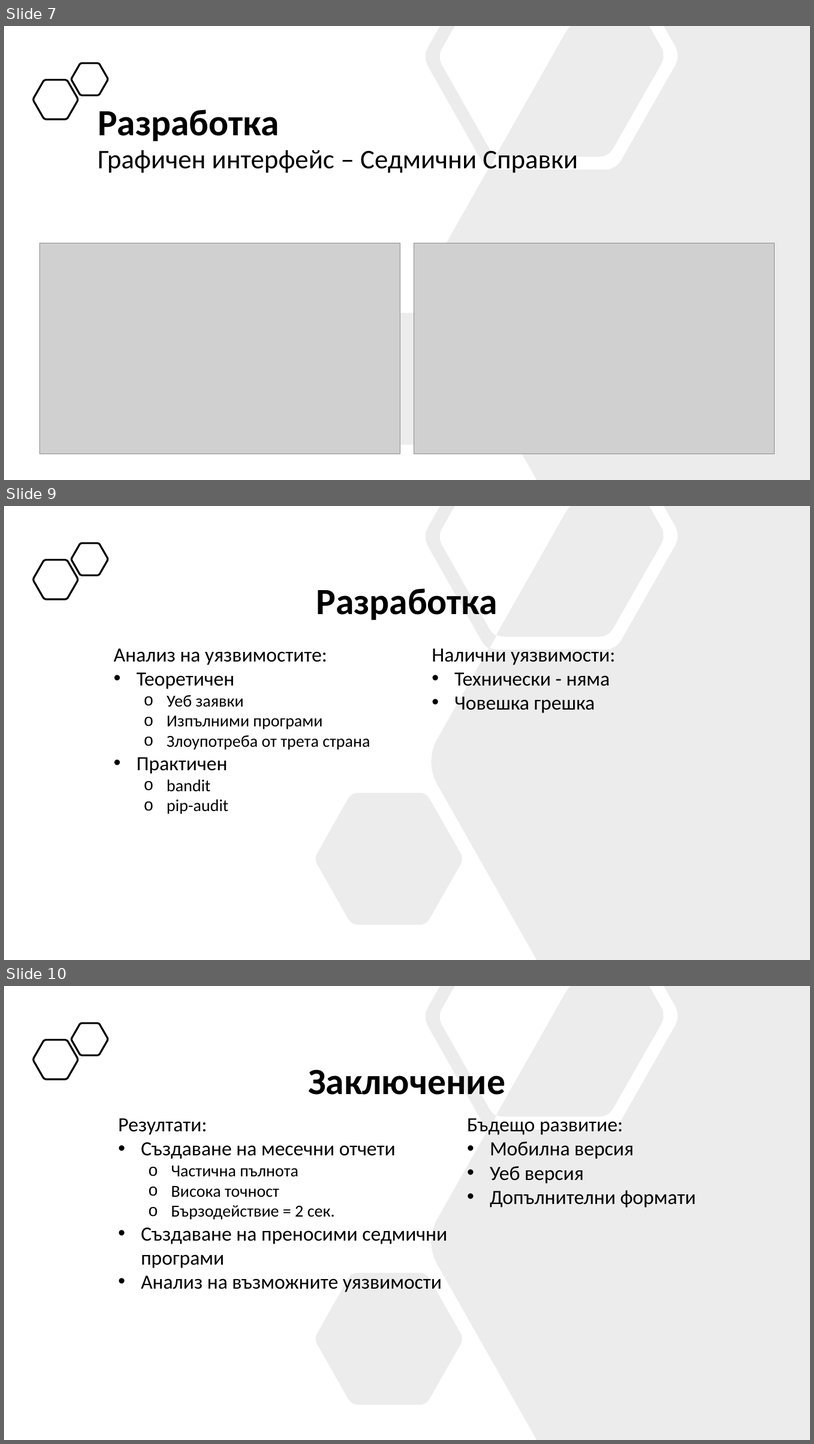
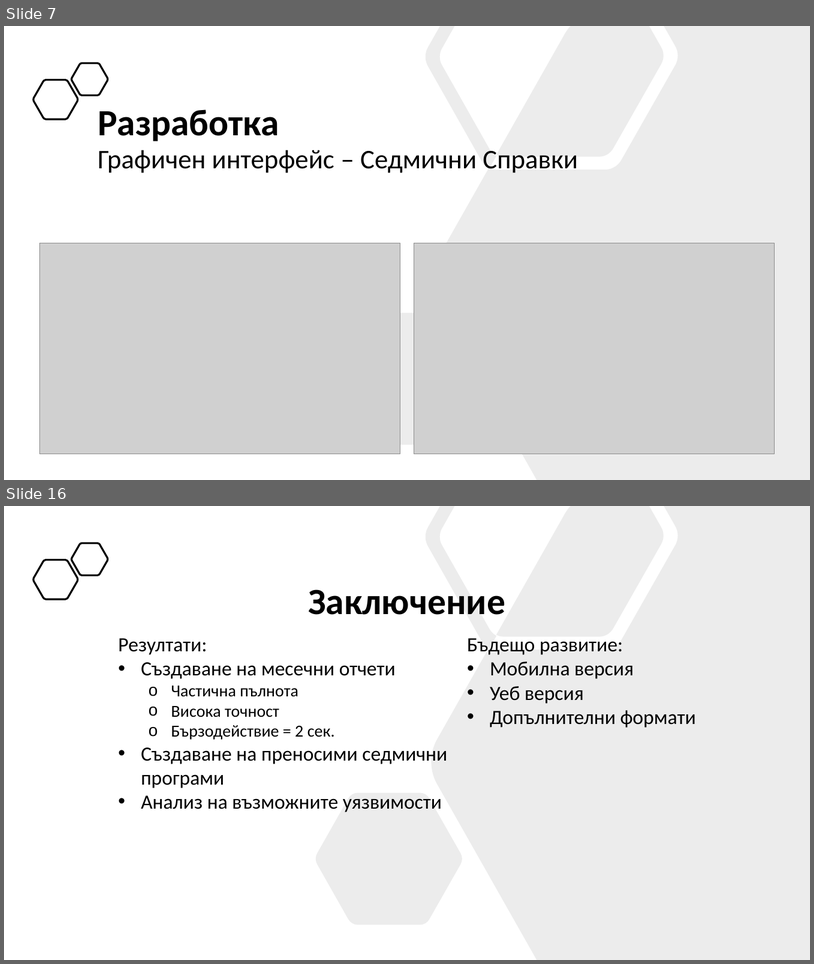
Before and after one commit to nikolaizhnikolov/NVNA-Schedule-Exporter, a slide deck: docs/Дипломна_Работа_62620113.pptx. Shown one above the other, each under a label of ours: slides 7, 9 and 10 before the commit, slides 7 and 16 after it; the slides between them are not shown. The pictures are 814x1444 and 814x964 pixels, drawn with LibreOffice and Linux fonts; fonts in the diff are those of the drawing; grey boxes stand for pictures. Boxes give left, top, right and bottom in pixels: in the first picture for what was removed or moved away, otherwise in the second. Text is boxed around its words. In the diff, an @@ line names an element or a change of style, - is before the commit and + after.

```diff
--- a/docs/Дипломна_Работа_62620113.pptx
+++ b/docs/Дипломна_Работа_62620113.pptx
@@ slide 9 removed at [4,506,810,960], background #FFFFFF @@
@@ freeform shape removed at [316,506,810,960] @@
@@ freeform shape removed at [72,543,108,575] @@
@@ freeform shape removed at [33,560,78,599] @@
@@ title removed at [316,588,498,620] @@
-Разработка
@@ text removed at [114,648,370,814] @@
-Анализ на уязвимостите:
-• Теоретичен
-  o Уеб заявки
-  o Изпълними програми
-  o Злоупотреба от трета страна
-• Практичен
-  o bandit
-  o pip-audit
@@ text removed at [432,648,615,713] @@
-Налични уязвимости:
-• Технически - няма
-• Човешка грешка
@@ what was slide 10 is now slide 16 @@
```
Also in this commit, not shown: 1 slide changed, 8 slides added, 1 other slide removed, 1 other file.
